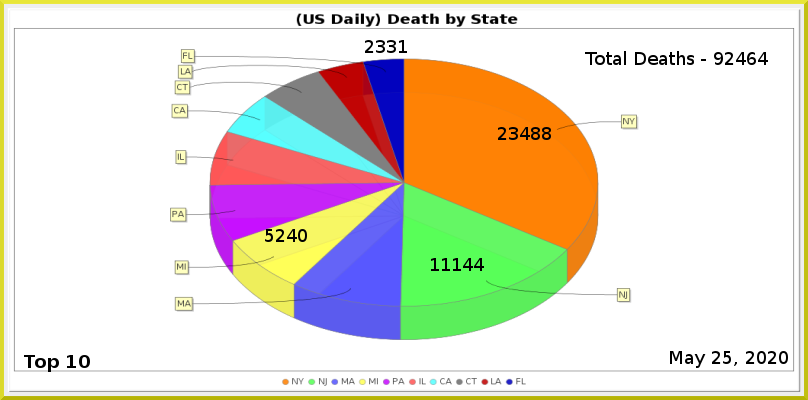
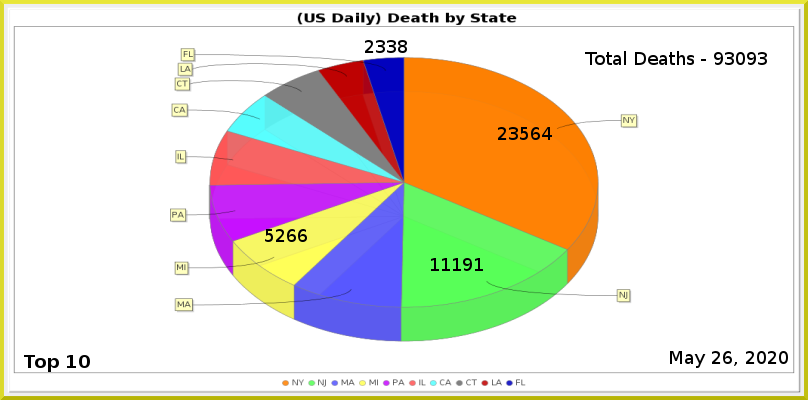
Layered file, before and after one edit (808 x 400). Changes by layer:
painted on "Least" over [398, 40, 407, 53]
painted on "MI" over [287, 229, 307, 242]
painted on "NJ" over [463, 258, 484, 271]
painted on "NY" over [520, 127, 552, 140]
renamed "Total Deaths - 92464" to "Total Deaths - 93093", painted on it over [725, 52, 768, 65]
painted on "Current Date" over [723, 351, 732, 364]
painted on "Death_by_State.png" over [8, 7, 801, 393]
